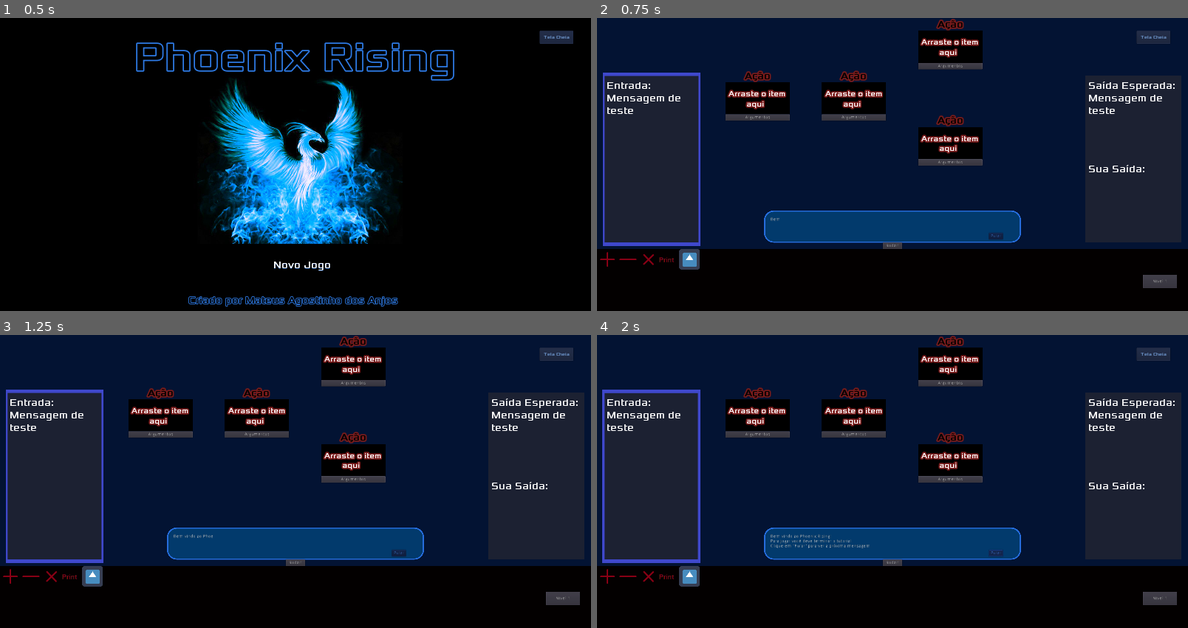
Above: before the commit, frames 1-4 (two rows, left to right).
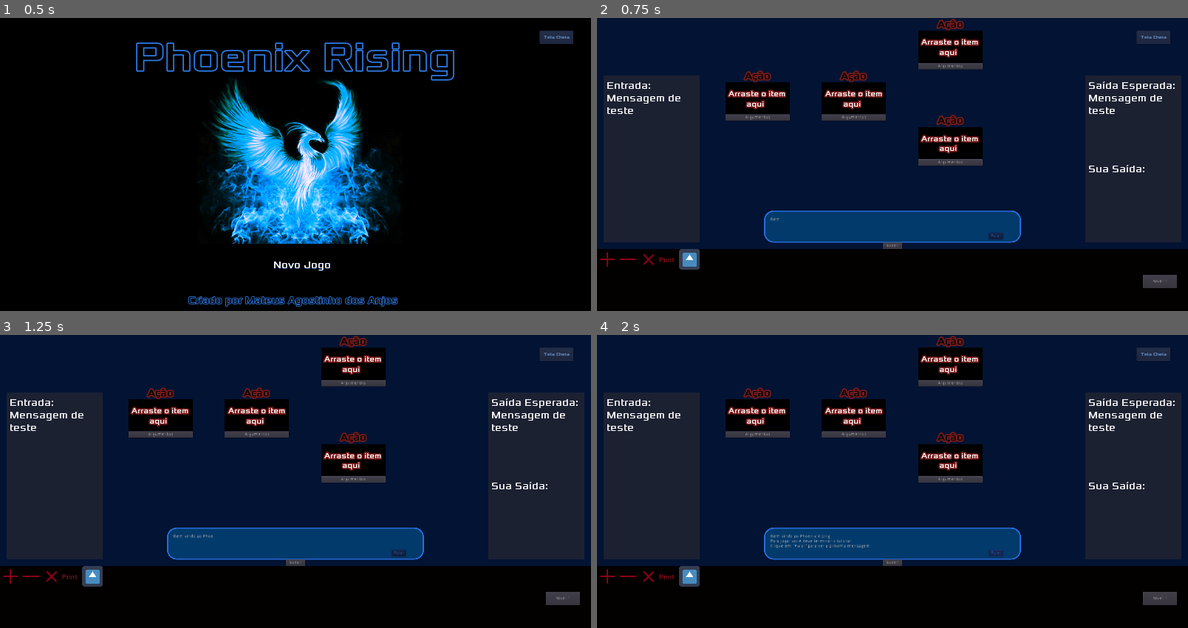
Above: after the commit, the same moments.

Repository: MateusdosAnjos/MAC0499
Game: Godot game, scene res://TelaInicial/TitleScreen.tscn
Two runs of this game, one before a commit and one after it. Both use one fixed random seed, a clock stepped at 60 frames per second and the inputs below.
Inputs:
- Up to frame 1 (0.5 s): no input
- Up to frame 2 (0.75 s): click "Novo Jogo" at 0.5 s
- Up to frame 3 (1.25 s): no input
- Up to frame 4 (2 s): click "Pular" at 1.25 s

Frame 1 is identical in both runs. In frame 2, 0.8% of the frame differs, in the area x 1-18%, y 18-78%; in frame 3, 0.8%; in frame 4, 1.0%, in the area x 0-18%, y 18-78%.

Commit message:
Agora os retângulos piscam!!!

Diff:
--- a/Phoenix Rising/Tutorial/DialogBox.gd
+++ b/Phoenix Rising/Tutorial/DialogBox.gd
@@ -22,6 +22,18 @@
     for node_name in visual_dialog_nodes:
         get_node(node_name).hide()
 
+func _process(delta):
+    if page == 0:
+        $InputFrame.play("flashy")
+    if page == 1:
+        $InputFrame.stop()
+        $ExpectedOutputFrame.play("flashy")
+    if page == 2:
+        $ExpectedOutputFrame.stop()
+        $PlayerOutputFrame.play("flashy")
+    if page == 3:
+        $PlayerOutputFrame.stop()
+
 func _on_Timer_timeout():
     TextBox.set_visible_characters(TextBox.get_visible_characters()+1)
     if page == max_pages and TextBox.get_visible_characters() > TextBox.get_total_character_count():
--- a/Phoenix Rising/Tutorial/DialogBox.tscn
+++ b/Phoenix Rising/Tutorial/DialogBox.tscn
@@ -20,6 +20,22 @@
 [sub_resource type="SpriteFrames" id=2]
 animations = [ {
 "frames": [ ExtResource( 2 ), null ],
+"loop": true,
+"name": "flashy",
+"speed": 4.0
+} ]
+
+[sub_resource type="SpriteFrames" id=3]
+animations = [ {
+"frames": [ ExtResource( 3 ), null ],
+"loop": true,
+"name": "flashy",
+"speed": 4.0
+} ]
+
+[sub_resource type="SpriteFrames" id=4]
+animations = [ {
+"frames": [ ExtResource( 4 ), null ],
 "loop": true,
 "name": "flashy",
 "speed": 4.0
@@ -54,34 +70,22 @@
 margin_bottom = 90.0
 text = "Pular"
 
-[node name="InputFrame" type="TextureRect" parent="."]
-margin_left = -505.0
-margin_top = -430.0
-margin_right = -200.0
-margin_bottom = 110.0
-texture = ExtResource( 2 )
-expand = true
-
-[node name="ExpectedOutputFrame" type="TextureRect" parent="."]
-margin_left = 995.0
-margin_top = -420.0
-margin_right = 1305.0
-margin_bottom = -160.0
-texture = ExtResource( 3 )
-expand = true
-
-[node name="PlayerOutputFrame" type="TextureRect" parent="."]
-margin_left = 995.0
-margin_top = -160.0
-margin_right = 1305.0
-margin_bottom = 100.0
-texture = ExtResource( 4 )
-expand = true
-
-[node name="AnimatedSprite" type="AnimatedSprite" parent="."]
+[node name="InputFrame" type="AnimatedSprite" parent="."]
 position = Vector2( -350, -160 )
 scale = Vector2( 1.18773, 2.10874 )
 frames = SubResource( 2 )
 animation = "flashy"
+
+[node name="ExpectedOutputFrame" type="AnimatedSprite" parent="."]
+position = Vector2( 1150, -290 )
+scale = Vector2( 1.2, 1.02 )
+frames = SubResource( 3 )
+animation = "flashy"
+
+[node name="PlayerOutputFrame" type="AnimatedSprite" parent="."]
+position = Vector2( 1150, -30.9025 )
+scale = Vector2( 1.2, 1.01 )
+frames = SubResource( 4 )
+animation = "flashy"
 [connection signal="timeout" from="Timer" to="." method="_on_Timer_timeout"]
 [connection signal="pressed" from="Skip" to="." method="_on_Skip_pressed"]
Not shown: 1 places in Phoenix Rising/Tutorial/DialogBox.tscn that only renumber resources
